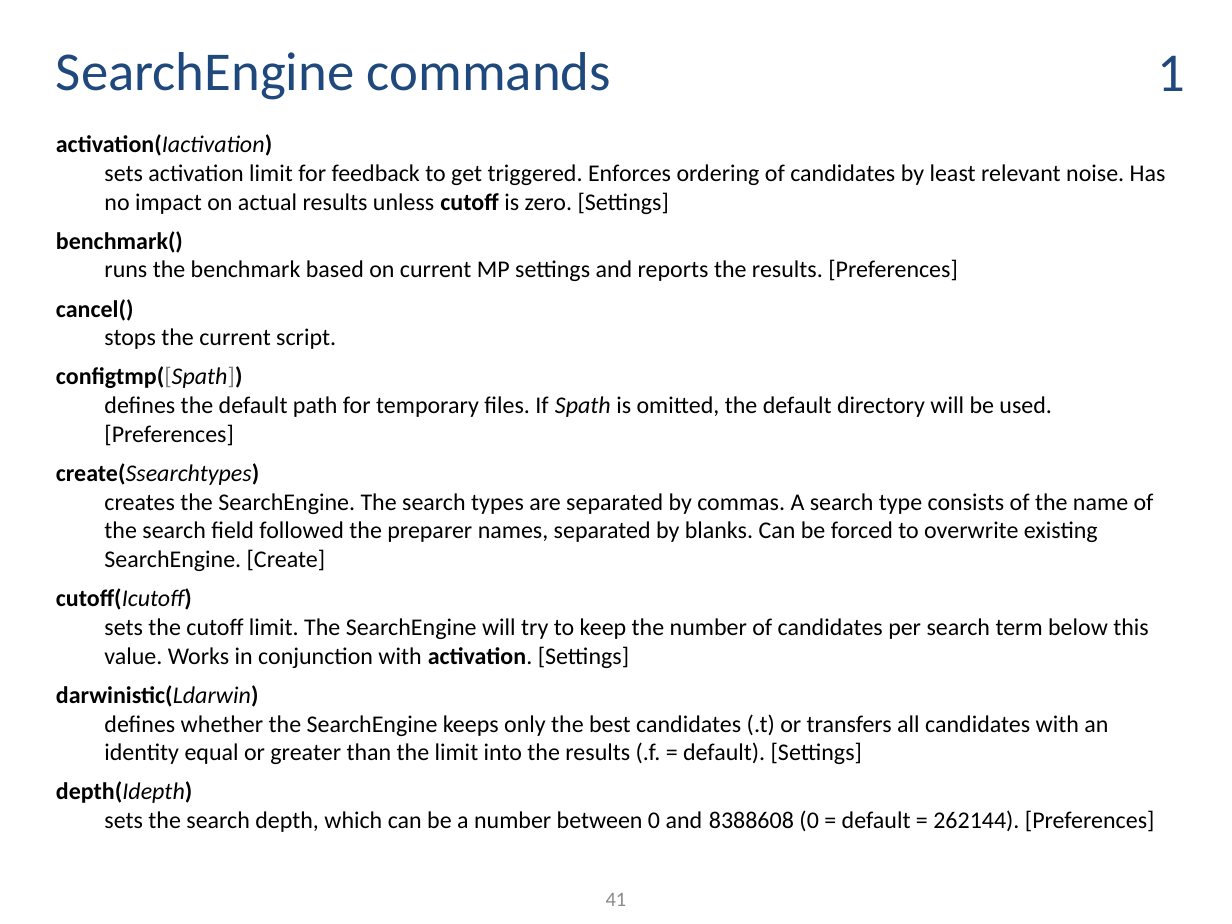
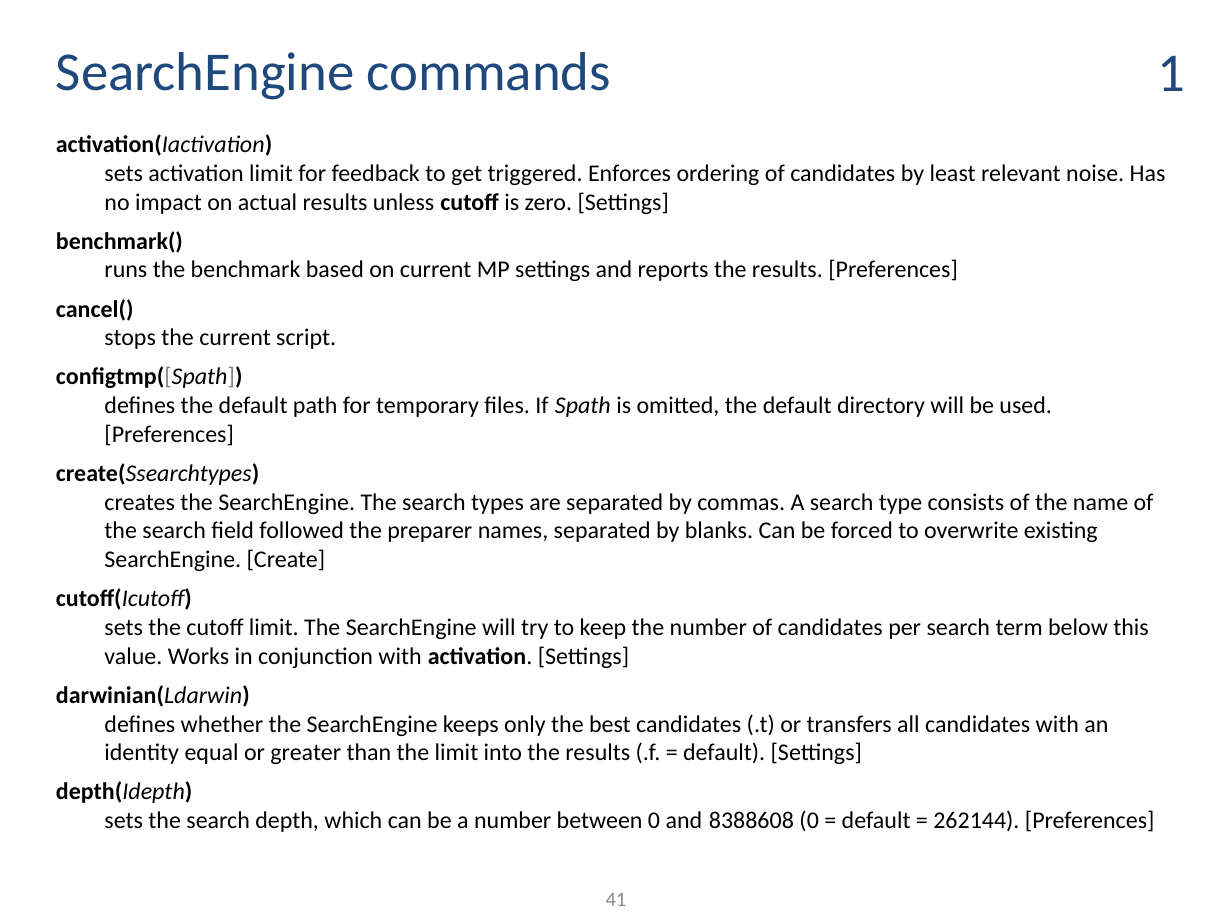
Before and after one commit to ThorstenDoherr/searchengine, a slide deck: slide 41 of doc/Manual.pptx. Drawn at 1232x924 pixels with LibreOffice and Linux fonts; fonts in the diff are those of the drawing. Boxes give left, top, right and bottom in pixels: in the first picture for what was removed or moved away, otherwise in the second. Text is boxed around its words. In the diff, an @@ line names an element or a change of style, - is before the commit and + after.

```diff
--- a/doc/Manual.pptx
+++ b/doc/Manual.pptx
@@ text at [56, 685, 1108, 764]: text changed @@
-darwinistic(Ldarwin)
-defines whether the SearchEngine keeps only the best candidates (.t) or transfers all candidates with an identity equal or greater than the limit into the results (.f. = default). [Settings]
+darwinian(Ldarwin)
+defines whether the SearchEngine keeps only the best candidates (.t) or transfers all candidates with an identity equal or greater than the limit into the results (.f. = default). [Settings]
```
Also in this commit, not shown: 4 other slides changed, 1 other file.
